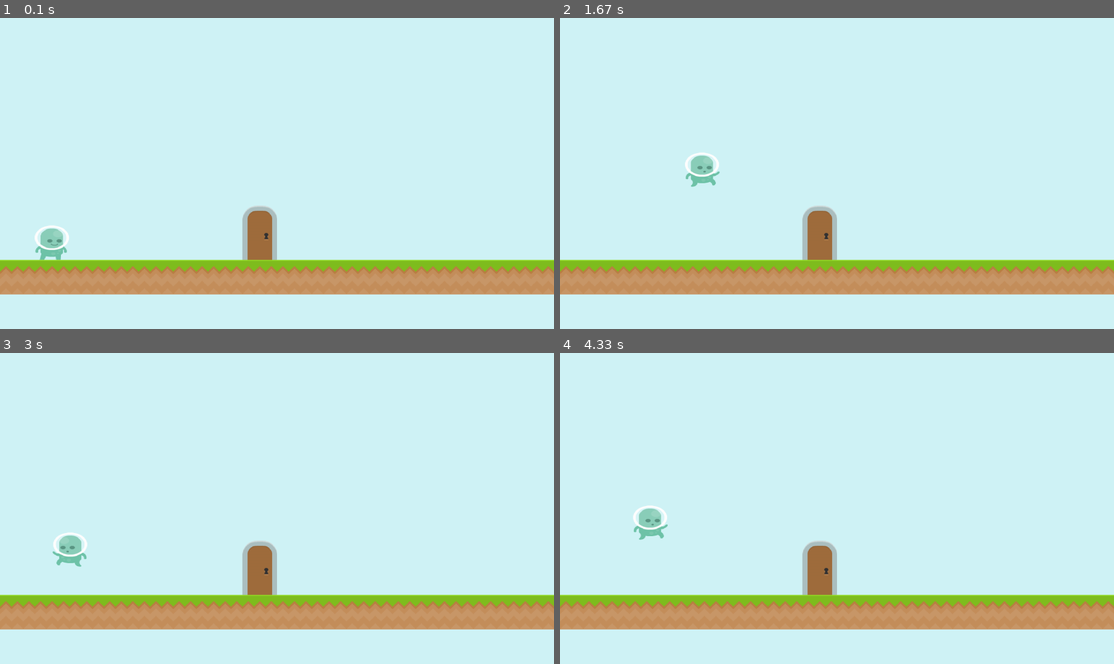
Above: before the commit, frames 1-4 (two rows, left to right).
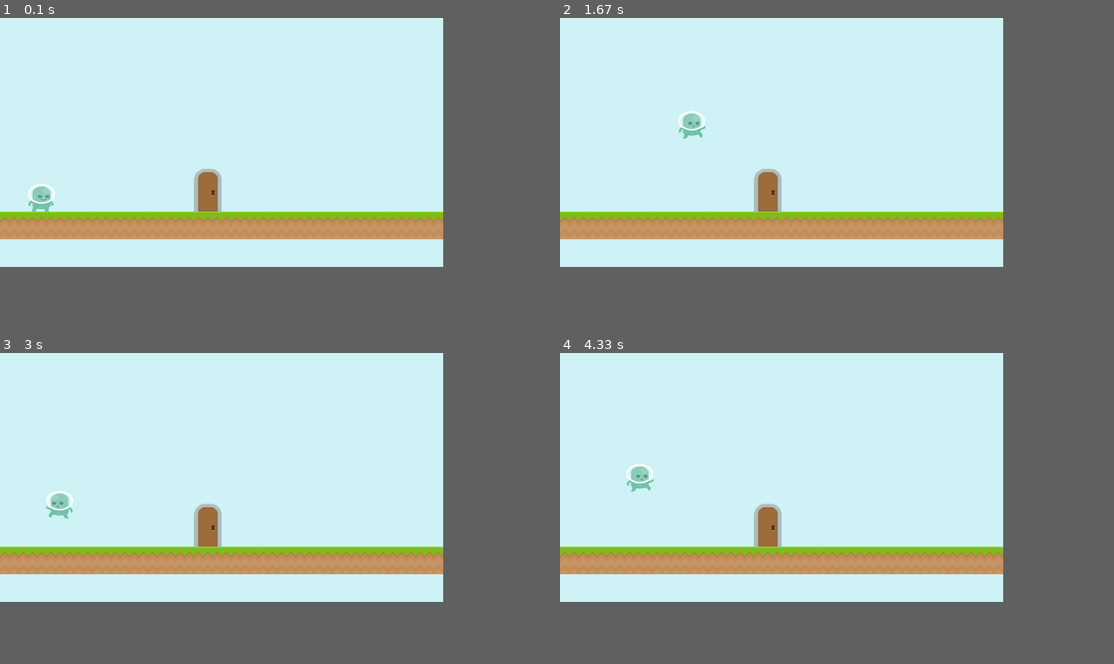
Above: after the commit, the same moments.

Repository: coinmoles/pygame-jam
Game: pygame game, started from main.py
Two runs of this game, one before a commit and one after it. Both use one fixed random seed, a clock stepped at 60 frames per second and the inputs below.
Inputs:
- Up to frame 1 (0.1 s): no input
- Up to frame 2 (1.67 s): tap Space at 0.33, 0.73, 1.03, 1.23, 1.53 s; hold Right 0.67-1.13 s; hold Right 1.17-1.63 s
- Up to frame 3 (3 s): hold Left 1.67-2.2 s; tap Space at 1.73, 2.03, 2.3, 2.6, 2.73 s; hold Left 2.23-2.63 s; hold Right from 2.67 s (still down)
- Up to frame 4 (4.33 s): tap Space at 3.03, 3.4, 3.7, 3.9, 4.2 s; release Right at 3.3 s; hold Left 3.33-3.8 s; hold Right 3.83-4.3 s; tap W at 3.98 s
The window is 900x506 before the commit and 720x405 after it. Grey fills any space a smaller window leaves; there, only what the larger window draws over its background counts as a difference.

The runs differ from the first frame. In frame 1, 20% of the frame differs, in the area x 0-100%, y 48-89%; in frame 2, 20%; in frame 3, 20%; in frame 4, 20%, in the area x 0-100%, y 35-89%.

Commit message:
Fixed jumpplatform bug

Diff:
--- a/Entity/JumpPlatform.py
+++ b/Entity/JumpPlatform.py
@@ -8,5 +8,5 @@
         super().__init__(pos, ["springboardDown", "springboardUp"], FPS // 5)
 
     def collide_player(self, player, side):
-        if side == "top":
-            player.vel.y = -40
+        if side == "top" or side == "left" or side == "right":
+            player.vel.y = -50
--- a/SceneData/chapter1/stage1_1.py
+++ b/SceneData/chapter1/stage1_1.py
@@ -1,13 +1,11 @@
 stage1_1 = """
-............................................
-............................................
-...........................c................
-........................ppppppp........s.d..
-........................ppppppp........ppppp
-..................c...J.ppppppp........ppppp
-.................pppppppppppppp.......kppppp
-................ppppppppppppppp.......kppppp
-.c..kkkkk.c...kkppppppppppppppp.......kppppp
-pppppppppppppppppppppppppppppppkkkkkkkkppppp
-pppppppppppppppppppppppppppppppppppppppppppp
+.................................................
+.................................................
+.................................................
+.................................................
+.................................................
+.................................................
+.s.............k.....c...kkk...c...kkkkkkk....d..
+ppppppppppppppppppppppppppppppppppppppppppppppppp
+ppppppppppppppppppppppppppppppppppppppppppppppppp
 """
--- /dev/null
+++ b/SceneData/chapter1/stage1_10.py
@@ -0,0 +1,22 @@
+stage1_2 = """
+pppppppppppppppppp..............
+pppppppppppppppppp...........d..
+..............kkkk.......ppppppp
+................................
+........j.......................
+p.....ppppppppp........kkkkkkkkk
+p...............J...J..ppppppppp
+.......................ppppppppp
+.......................ppppppppp
+.......ppp........J....ppppppppp
+......pppp.............ppppppppp
+.....pp................ppppppppp
+pppppppk....c...J......ppppppppp
+pppppppk..kppppppppppppppppppppp
+pppppppk..kppppppppppppppppppppp
+pppppppk..kppppppppppppppppppppp
+..........kppppppppppppppppppppp
+.s.........ppppppppppppppppppppp
+pppppppppppppppppppppppppppppppp
+pppppppppppppppppppppppppppppppp
+"""
--- a/SceneData/chapter1/stage1_2.py
+++ b/SceneData/chapter1/stage1_2.py
@@ -1,20 +1,13 @@
 stage1_2 = """
-pppppppppppppppppp..............
-pppppppppppppppppp...........d..
-..............kkkk.......ppppppp
-................................
-........j.......................
-p.....ppppppppp........kkkkkkkkk
-p...............J...J..ppppppppp
-.......................ppppppppp
-......pppp........J....ppppppppp
-.......................ppppppppp
-ppppppk.....c...J......ppppppppp
-ppppppk...kppppppppppppppppppppp
-ppppppk...kppppppppppppppppppppp
-ppppppk...kppppppppppppppppppppp
-..........kppppppppppppppppppppp
-.s.........ppppppppppppppppppppp
-pppppppppppppppppppppppppppppppp
-pppppppppppppppppppppppppppppppp
+.......................................
+.......................................
+......................c................
+...................ppppppp.............
+...................ppppppp..........d..
+.............c...J.ppppppp........ppppp
+...........ppppppppppppppp........ppppp
+...........ppppppppppppppp.......kppppp
+.s.......kkppppppppppppppp.......kppppp
+ppppppppppppppppppppppppppkkkkkkkkppppp
+ppppppppppppppppppppppppppppppppppppppp
 """
--- a/SceneData/chapter1/stage1_3.py
+++ b/SceneData/chapter1/stage1_3.py
@@ -1,15 +1,29 @@
 stage1_3 = """
-ppppppppppppppppppppppppp........................
-ppppppppppppppppppppppppp.....................d..
-ppppppppppppppppppppppppp............j.......pppp
-ppppppppppppppppppppppppp........................
-.................kkkkkkkk........................
-....................................J..J.kkkkkkkk
-....................................ppppppppppppp
-.............c...JJJJJJJJJ..c.....J.ppppppppppppp
-............ppppppppppppppppppppppppppppppppppppp
-............ppppppppppppppppppppppppppppppppppppp
-............ppppppppppppppppppppppppppppppppppppp
-.s...j...kkkppppppppppppppppppppppppppppppppppppp
-ppppppppppppppppppppppppppppppppppppppppppppppppp
+pppppppppp..............p
+pppppppppp..............p
+pppppppppp..s...........p
+pppppppppppppppp........p
+ppppppppppppppppp.......p
+pppppppppp..............p
+pppppppppp..............p
+pppppppppp..............p
+pppppppppp.....kkkkkkkkkp
+pppppppppp.....pppppppppp
+pppppppppp..............p
+pppppppppp..............p
+pppppppppp..............p
+ppppppppppkkkkkkkkk.....p
+ppppppppppppppppppp.....p
+pp......................p
+pp......................p
+pp...................c..p
+pp.................pppppp
+pp.....k...k...k........p
+pp.....p...p...p........p
+pp.....p...p...p........p
+pp.....ppppppppppppppppppp
+pp......k.....k.........p
+pp......................p
+pp.c.......k.....k...d..p
+ppppppppppppppppppppppppp
 """
--- a/SceneData/chapter1/stage1_4.py
+++ b/SceneData/chapter1/stage1_4.py
@@ -1,29 +1,15 @@
 stage1_4 = """
-pppppppppp..............p
-pppppppppp..............p
-pppppppppp..s...........p
-pppppppppppppppp........p
-ppppppppppppppppp.......p
-pppppppppp..............p
-pppppppppp..............p
-pppppppppp..............p
-pppppppppp.....kkkkkkkkkp
-pppppppppp.....pppppppppp
-pppppppppp..............p
-pppppppppp..............p
-pppppppppp..............p
-ppppppppppkkkkkkkkk.....p
-ppppppppppppppppppp.....p
-pp......................p
-pp......................p
-pp...................c..p
-pp.................pppppp
-pp.....k...k...k........p
-pp.....p...p...p........p
-pp.....p...p...p........p
-pp.....ppppppppppppppppppp
-pp......k.....k.........p
-pp......................p
-pp.c.......k.....k...d..p
-ppppppppppppppppppppppppp
+ppppppppppppppppppppppppp........................
+ppppppppppppppppppppppppp.....................d..
+ppppppppppppppppppppppppp............j.......pppp
+.................kkkkkkkk........................
+.................................................
+....................................J..J.kkkkkkkk
+....................................ppppppppppppp
+.............c...JJJJJJJJJ..c.....J.ppppppppppppp
+............ppppppppppppppppppppppppppppppppppppp
+............ppppppppppppppppppppppppppppppppppppp
+............ppppppppppppppppppppppppppppppppppppp
+.s...j...kkkppppppppppppppppppppppppppppppppppppp
+ppppppppppppppppppppppppppppppppppppppppppppppppp
 """
--- a/SceneData/stages.py
+++ b/SceneData/stages.py
@@ -5,7 +5,7 @@
 from SceneData.chapter1.stage1_2 import stage1_2
 from SceneData.chapter1.stage1_3 import stage1_3
 from SceneData.chapter1.stage1_4 import stage1_4
-from SceneData.chapter1.stage1_5 import stage1_5
+
 
 stages = {
     "main_menu": main_menu,
@@ -18,6 +18,5 @@
         "stage2": stage1_2,
         "stage3": stage1_3,
         "stage4": stage1_4,
-        "stage5": stage1_5,
     }
 }
--- a/constants.py
+++ b/constants.py
@@ -2,8 +2,8 @@
 import pygame as pg
 
 SCREEN = get_monitors()[0]
-SCREEN.width = 1600
-SCREEN.height = 900
+# SCREEN.width = 1600
+# SCREEN.height = 900
 UNITSIZE = SCREEN.height / 9
 FPS = 60
 
--- a/globals.py
+++ b/globals.py
@@ -31,7 +31,8 @@
                 else:
                     image = pg.transform.scale(image, (UNITSIZE, UNITSIZE))
                 self.images[image_name] = image
-                self.image_rect[image_name] = pg.mask.from_surface(image).get_bounding_rects()[0]
+                bounding_rects = pg.mask.from_surface(image).get_bounding_rects()
+                self.image_rect[image_name] = bounding_rects[0].unionall(bounding_rects[1:])
 
 
 
Binary file changed: assets/images/tiles/p2_duck2.png
Binary file changed: assets/images/tiles/springboardDown.png
